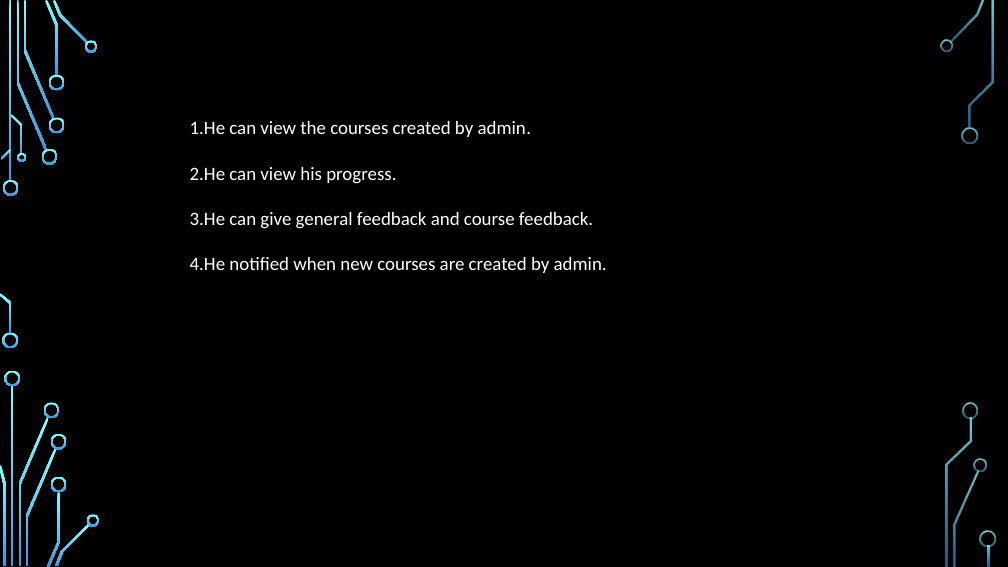
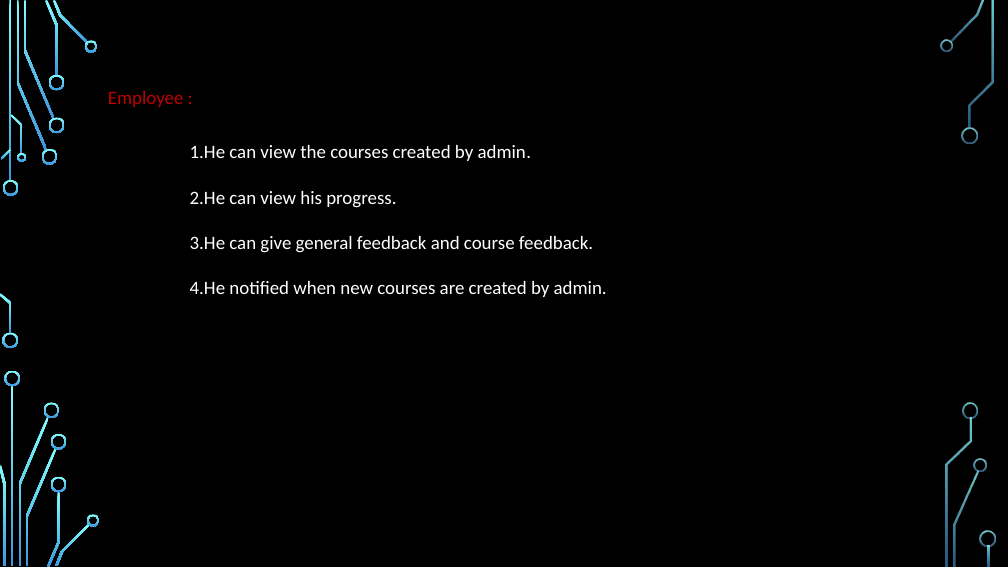
Before and after one commit to Jabitha2003/LMS-PROJECT, a slide deck: slide 5 of LMS-PPT.pptx (slide 13 before the commit). Drawn at 1008x567 pixels with LibreOffice and Linux fonts; fonts in the diff are those of the drawing; background and template pictures are left out. Boxes give left, top, right and bottom in pixels: in the first picture for what was removed or moved away, otherwise in the second. Text is boxed around its words. In the diff, an @@ line names an element or a change of style, - is before the commit and + after.

```diff
--- a/LMS-PPT.pptx
+++ b/LMS-PPT.pptx
@@ text added at (x1=108, y1=91, x2=184, y2=107), 18 pt, text #C00000 @@
+Employee :
@@ text "1.He can view the courses ..." moved from (x1=190, y1=121, x2=607, y2=273) to (x1=190, y1=145, x2=607, y2=297) @@
```
Also in this commit, not shown: 7 other slides changed, 7 slides added.
